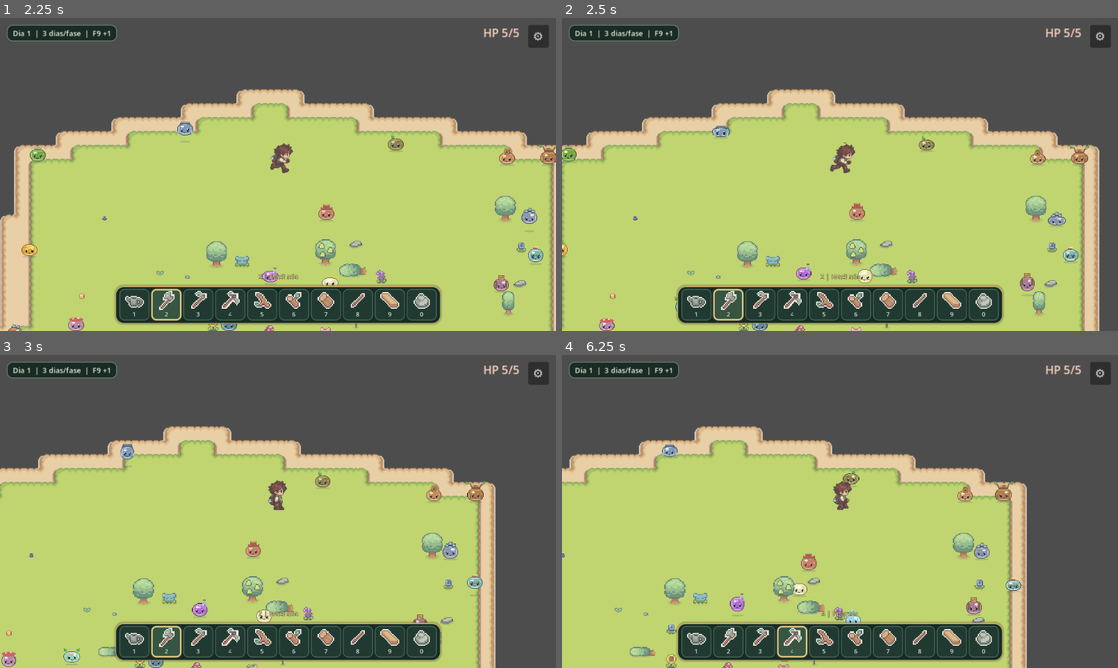
Above: before the commit, frames 1-4 (two rows, left to right).
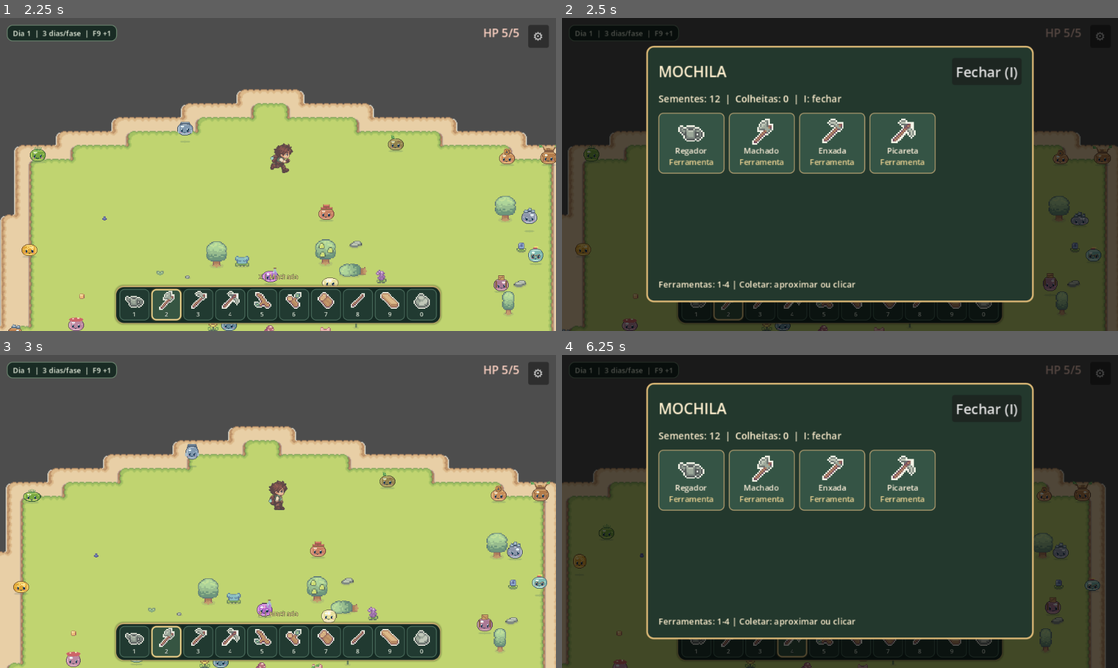
Above: after the commit, the same moments.

Repository: HelioConde/Slime-Harvest
Game: Godot game, scene res://scenes/world/World.tscn
The game is run twice, just before and just after one commit, with the same random seed, the same clock (stepped at 60 frames per second) and the same inputs. This scene is started directly instead of the project's main scene.
Inputs (mouse positions are in pixels of both pictures, inside the frame that each line leads up to):
- Up to frame 1 (2.25 s): click (133, 305) at 0.5 s; click (166, 305) at 1.25 s; tap Enter at 2 s; move the mouse to (400, 158) at 2.02 s; hold D (move_right) from 2.03 s (still down); hold Shift (run) from 2.03 s (still down); click (400, 158) at 2.17 s
- Up to frame 2 (2.5 s): keep holding D (move_right); keep holding Shift (run); tap I at 2.3 s
- Up to frame 3 (3 s): release D (move_right) at 2.75 s; release Shift (run) at 2.75 s; click (422, 408) at 2.75 s, where only the run after the commit has a clickable "Fechar (I)"
- Up to frame 4 (6.25 s): drag from (728, 527) to (812, 574) at 3.52 s; click (762, 642) at 4.25 s; click (789, 642) at 5 s; move the mouse to (895, 442) at 5.77 s; hold D (move_right) from 5.78 s (still down); tap E (interact) at 5.85 s; click (895, 442) at 5.92 s; tap I at 6.05 s

Frame 1 is identical in both runs. In frame 2, 97% of the frame differs, in the area x 0-100%, y 0-100%; in frame 3, 23%; in frame 4, 96%.

Commit message:
feat(farming): agricultura no World e mochila Sprout Lands
* feat(farming): persistent crop cycle on tilled soil in main world

* feat(farming): route tool impacts to planted crop and watering actions

* feat(world): instantiate persistent Sprout-compatible crops beside tilled ground

* feat(ui): keyboard-toggle backpack with Sprout theme and real stored resources

* feat(farming): integrate backpack UI and save slot persistence

* feat(farming): integrate backpack UI and save slot persistence

* feat(farming): integrate backpack UI and save slot persistence

* feat(farming): integrate backpack UI and save slot persistence

* test(farming): isolated persistent world crop and backpack regression

* test(farming): isolated persistent world crop and backpack regression

* test(farming): isolated persistent world crop and backpack regression

* docs(farming): playable crop loop, backpack, saves and controls

* test/docs: add world crop regression to Godot CI and player guide

* test/docs: add world crop regression to Godot CI and player guide

Diff:
--- a/scenes/world/World.tscn
+++ b/scenes/world/World.tscn
@@ -23,6 +23,7 @@
 
 [ext_resource type="Script" path="res://scripts/slimes/world_population.gd" id="26_population"]
 [ext_resource type="Script" path="res://scripts/world/world_population.gd" id="35_world_population"]
+[ext_resource type="Script" path="res://scripts/world/world_crops.gd" id="36_world_crops"]
 [ext_resource type="Script" path="res://scripts/ui/world_settings_menu.gd" id="34_world_settings"]
 
 [node name="World2" type="Node2D" unique_id=2045392138]
@@ -75,6 +76,11 @@
 
 
 
+
+[node name="WorldCrops" type="Node2D" parent="Actors/Map"]
+z_index = 0
+script = ExtResource("36_world_crops")
+tilled_soil_path = NodePath("../TilledSoil")
 
 [node name="grass" parent="Actors/Map" unique_id=1952023146 instance=ExtResource("11_iehkj")]
 position = Vector2(-119, -46)
--- a/scripts/core/save_slots.gd
+++ b/scripts/core/save_slots.gd
@@ -8,6 +8,7 @@
 	"slimekeepers_calendar_v1.json",
 	"slimekeepers_resources_v1.json",
 	"slimekeepers_world_hoeing_v1.json",
+	"slimekeepers_world_crops_v1.json",
 	"slimekeepers_felled_trees_v1.json",
 	"slimekeepers_equipment_v1.json",
 	"slimekeepers_world_spawns_v1.json",
@@ -18,6 +19,7 @@
 	"slimekeepers_calendar_v1.json",
 	"slimekeepers_resources_v1.json",
 	"slimekeepers_world_hoeing_v1.json",
+	"slimekeepers_world_crops_v1.json",
 	"slimekeepers_felled_trees_v1.json",
 ]
 
@@ -274,6 +276,7 @@
 	"slimekeepers_world_spawns_v1.json",
 	"house_terrain_test.json",
 	"slimekeepers_world_hoeing_v1.json",
+	"slimekeepers_world_crops_v1.json",
 	"slimekeepers_felled_trees_v1.json",
 ]
 
--- a/scripts/core/world_reset.gd
+++ b/scripts/core/world_reset.gd
@@ -108,7 +108,7 @@
 	if _player != null:
 		_old_controls_enabled = bool(_player.get("controls_enabled"))
 		_player.call("set_controls_enabled", false)
-	_message.text = "Reinicia casa, solo arado, arvores, pedras, flores e objetos do mapa atual.\n\nMantem inventario, dia, equipamento e outras fazendas. Cria backup completo antes."
+	_message.text = "Reinicia casa, solo arado, cultivos, arvores, pedras, flores e objetos do mapa atual.\n\nMantem inventario, dia, equipamento e outras fazendas. Cria backup completo antes."
 	_overlay.visible = true
 	_accept.visible = true
 	_cancel.text = "Cancelar (Esc)"
--- a/scripts/items/resource_bag.gd
+++ b/scripts/items/resource_bag.gd
@@ -40,6 +40,11 @@
 
 func get_count(item_id: StringName) -> int:
 	return maxi(0, int(_counts.get(String(item_id), 0)))
+
+
+## Visao somente-leitura para a mochila; sem duplicar o estado persistido.
+func get_all_counts() -> Dictionary:
+	return _counts.duplicate(true)
 
 
 func add_item(item_id: StringName, amount: int = 1) -> void:
--- a/scripts/player/player.gd
+++ b/scripts/player/player.gd
@@ -14,6 +14,7 @@
 const SAVE_SLOTS = preload("res://scripts/core/save_slots.gd")
 const INVENTORY_SCRIPT = preload("res://scripts/items/tool_inventory.gd")
 const HOTBAR_SCENE: PackedScene = preload("res://scenes/ui/ToolHotbar.tscn")
+const BACKPACK_SCRIPT = preload("res://scripts/ui/backpack_panel.gd")
 
 @export_range(1.0, 500.0) var walk_speed: float = 90.0
 @export_range(1.0, 3.0) var run_multiplier: float = 1.6
@@ -84,6 +85,9 @@
 	_hotbar.connect("tool_selected", Callable(self, "_on_hotbar_selection"))
 	_hotbar.call("set_selected_tool", _current_tool())
 	_build_wild_health_hud(hud_layer)
+	var backpack := BACKPACK_SCRIPT.new() as CanvasLayer
+	backpack.name = "Backpack"
+	add_child(backpack)
 
 
 func _current_tool() -> StringName:
--- /dev/null
+++ b/scripts/ui/backpack_panel.gd
@@ -0,0 +1,235 @@
+extends CanvasLayer
+## Mochila leve: mostra ferramentas e recursos reais, sem criar contadores paralelos.
+## Abre com I; usa sprites originais existentes e o tema Sprout opcional.
+const UI_THEME = preload("res://scripts/ui/sprout_ui.gd")
+const ITEM_ATLAS: Texture2D = preload("res://assets/Objects/Items/tools-n-meterial-items.png")
+const FLOWER_ATLAS: Texture2D = preload("res://assets/Objects/Mushrooms, Flowers, Stones.png")
+
+const IDS: Array[StringName] = [
+	&"watering_can", &"axe", &"hoe", &"pickaxe", &"branch", &"wood",
+	&"trunk", &"twigs", &"plank", &"large_stone",
+]
+const NAMES := {
+	"watering_can": "Regador", "axe": "Machado", "hoe": "Enxada",
+	"pickaxe": "Picareta", "branch": "Galhos", "wood": "Madeira",
+	"trunk": "Troncos", "twigs": "Gravetos", "plank": "Tabuas",
+	"large_stone": "Pedras", "small_stone": "Pedra pequena",
+	"processed_stone": "Pedra tratada", "flower_blue": "Flor azul",
+	"flower_pink": "Flor rosa", "flower_yellow": "Flor amarela",
+}
+const FLOWERS := {
+	"flower_blue": Rect2(176, 64, 16, 16),
+	"flower_pink": Rect2(112, 48, 16, 16),
+	"flower_yellow": Rect2(112, 64, 16, 16),
+}
+
+var _player: Node
+var _layer: Control
+var _panel: PanelContainer
+var _grid: GridContainer
+var _summary: Label
+var _was_enabled: bool = true
+var _opened: bool = false
+
+
+func _ready() -> void:
+	layer = 42
+	_player = get_parent()
+	_build()
+	ResourceBag.amount_changed.connect(_on_resource_changed)
+
+
+func _unhandled_key_input(event: InputEvent) -> void:
+	var key := event as InputEventKey
+	if key == null or not key.pressed or key.echo:
+		return
+	if key.keycode == KEY_I:
+		toggle()
+		get_viewport().set_input_as_handled()
+	elif key.keycode == KEY_ESCAPE and _opened:
+		toggle()
+		get_viewport().set_input_as_handled()
+
+
+func toggle() -> void:
+	if _opened:
+		_opened = false
+		_layer.hide()
+		if is_instance_valid(_player) and _player.has_method("set_controls_enabled"):
+			_player.call("set_controls_enabled", _was_enabled)
+		return
+	if not is_instance_valid(_player) or not bool(_player.get("controls_enabled")):
+		return
+	_was_enabled = bool(_player.get("controls_enabled"))
+	_player.call("set_controls_enabled", false)
+	_opened = true
+	_refresh()
+	_layer.show()
+
+
+func _build() -> void:
+	_layer = Control.new()
+	_layer.name = "BackpackOverlay"
+	_layer.visible = false
+	_layer.set_anchors_and_offsets_preset(Control.PRESET_FULL_RECT)
+	_layer.mouse_filter = Control.MOUSE_FILTER_STOP
+	add_child(_layer)
+	var shade := ColorRect.new()
+	shade.name = "BackpackShade"
+	shade.color = Color(0, 0, 0, 0.66)
+	shade.set_anchors_and_offsets_preset(Control.PRESET_FULL_RECT)
+	shade.mouse_filter = Control.MOUSE_FILTER_STOP
+	_layer.add_child(shade)
+	var center := CenterContainer.new()
+	center.set_anchors_and_offsets_preset(Control.PRESET_FULL_RECT)
+	center.mouse_filter = Control.MOUSE_FILTER_PASS
+	_layer.add_child(center)
+	_panel = PanelContainer.new()
+	_panel.name = "BackpackWindow"
+	_panel.custom_minimum_size = Vector2(446, 280)
+	var style: StyleBox = UI_THEME.get_style(&"panel", &"Panel")
+	if style == null:
+		var normal := StyleBoxFlat.new()
+		normal.bg_color = Color("#23382d")
+		normal.border_color = Color("#dbb876")
+		normal.set_border_width_all(2)
+		normal.set_corner_radius_all(8)
+		style = normal
+	_panel.add_theme_stylebox_override("panel", style)
+	center.add_child(_panel)
+	var padding := MarginContainer.new()
+	for side in ["left", "right", "top", "bottom"]:
+		padding.add_theme_constant_override("margin_" + side, 12)
+	_panel.add_child(padding)
+	var column := VBoxContainer.new()
+	column.add_theme_constant_override("separation", 8)
+	padding.add_child(column)
+	var title_bar := HBoxContainer.new()
+	column.add_child(title_bar)
+	var title := Label.new()
+	title.text = "MOCHILA"
+	title.size_flags_horizontal = Control.SIZE_EXPAND_FILL
+	title.add_theme_font_size_override("font_size", 17)
+	title.add_theme_color_override("font_color", _text_color())
+	title_bar.add_child(title)
+	var close := Button.new()
+	close.name = "CloseBackpack"
+	close.text = "Fechar (I)"
+	close.pressed.connect(toggle)
+	title_bar.add_child(close)
+	_summary = Label.new()
+	_summary.name = "InventorySummary"
+	_summary.add_theme_font_size_override("font_size", 11)
+	_summary.add_theme_color_override("font_color", _text_color())
+	column.add_child(_summary)
+	var scroll := ScrollContainer.new()
+	scroll.name = "InventoryScroll"
+	scroll.custom_minimum_size = Vector2(416, 182)
+	scroll.size_flags_vertical = Control.SIZE_EXPAND_FILL
+	column.add_child(scroll)
+	_grid = GridContainer.new()
+	_grid.name = "ItemGrid"
+	_grid.columns = 5
+	_grid.add_theme_constant_override("h_separation", 5)
+	_grid.add_theme_constant_override("v_separation", 5)
+	scroll.add_child(_grid)
+	var footer := Label.new()
+	footer.text = "Ferramentas: 1-4 | Coletar: aproximar ou clicar"
+	footer.add_theme_font_size_override("font_size", 10)
+	footer.add_theme_color_override("font_color", _text_color())
+	column.add_child(footer)
+
+
+func _text_color() -> Color:
+	return Color("#34251a") if UI_THEME.get_theme() != null else Color("#fff0d0")
+
+
+func _on_resource_changed(_item_id: StringName, _total: int) -> void:
+	if _opened:
+		_refresh()
+
+
+func _refresh() -> void:
+	for child in _grid.get_children():
+		_grid.remove_child(child)
+		child.queue_free()
+	var crops: Node = _player.get_node_or_null("../Map/WorldCrops") if is_instance_valid(_player) else null
+	if crops != null:
+		_summary.text = "Sementes: %d  |  Colheitas: %d  |  I: fechar" % [
+			int(crops.call("get_seed_count")), int(crops.call("get_harvest_count")),
+		]
+	else:
+		_summary.text = "Materiais coletados | I: fechar"
+	for index in range(4):
+		_add_cell(String(IDS[index]), -1, _atlas_icon(index))
+	var counts: Dictionary = ResourceBag.get_all_counts()
+	var listed: Dictionary = {}
+	for index in range(4, IDS.size()):
+		var key: String = String(IDS[index])
+		listed[key] = true
+		if int(counts.get(key, 0)) > 0:
+			_add_cell(key, int(counts[key]), _atlas_icon(index))
+	var other_keys: Array = counts.keys()
+	other_keys.sort()
+	for key in other_keys:
+		var id: String = str(key)
+		if listed.has(id) or int(counts[id]) <= 0:
+			continue
+		var icon: Texture2D
+		if FLOWERS.has(id):
+			var atlas := AtlasTexture.new()
+			atlas.atlas = FLOWER_ATLAS
+			atlas.region = FLOWERS[id]
+			atlas.filter_clip = true
+			icon = atlas
+		_add_cell(id, int(counts[id]), icon)
+
+
+func _atlas_icon(index: int) -> Texture2D:
+	var texture := AtlasTexture.new()
+	texture.atlas = ITEM_ATLAS
+	texture.region = Rect2((index % 4) * 16, (index / 4) * 16, 16, 16)
+	texture.filter_clip = true
+	return texture
+
+
+func _add_cell(item_id: String, count: int, texture: Texture2D) -> void:
+	var card := PanelContainer.new()
+	card.custom_minimum_size = Vector2(76, 70)
+	var style := StyleBoxFlat.new()
+	style.bg_color = Color("#355445")
+	style.border_color = Color("#b4a071")
+	style.set_border_width_all(1)
+	style.set_corner_radius_all(5)
+	card.add_theme_stylebox_override("panel", style)
+	card.tooltip_text = NAMES.get(item_id, item_id.replace("_", " ").capitalize())
+	_grid.add_child(card)
+	var stack := VBoxContainer.new()
+	stack.alignment = BoxContainer.ALIGNMENT_CENTER
+	stack.add_theme_constant_override("separation", 0)
+	card.add_child(stack)
+	if texture != null:
+		var image := TextureRect.new()
+		image.texture = texture
+		image.custom_minimum_size = Vector2(25, 30)
+		image.expand_mode = TextureRect.EXPAND_IGNORE_SIZE
+		image.stretch_mode = TextureRect.STRETCH_KEEP_ASPECT_CENTERED
+		image.texture_filter = CanvasItem.TEXTURE_FILTER_NEAREST
+		stack.add_child(image)
+	else:
+		var generic := Label.new()
+		generic.text = "✦"
+		generic.horizontal_alignment = HORIZONTAL_ALIGNMENT_CENTER
+		stack.add_child(generic)
+	var name_label := Label.new()
+	name_label.text = str(NAMES.get(item_id, item_id.replace("_", " ").capitalize())).substr(0, 13)
+	name_label.add_theme_font_size_override("font_size", 9)
+	name_label.add_theme_color_override("font_color", Color("#fff1dc"))
+	name_label.horizontal_alignment = HORIZONTAL_ALIGNMENT_CENTER
+	stack.add_child(name_label)
+	var count_label := Label.new()
+	count_label.text = "Ferramenta" if count == -1 else "x%d" % count
+	count_label.add_theme_font_size_override("font_size", 9)
+	count_label.add_theme_color_override("font_color", Color("#f2d795"))
+	count_label.horizontal_alignment = HORIZONTAL_ALIGNMENT_CENTER
+	stack.add_child(count_label)
--- /dev/null
+++ b/scripts/world/world_crops.gd
@@ -0,0 +1,207 @@
+extends Node2D
+## Plantio, rega e colheita no World. Nao altera a pintura original do TileMap.
+## Save separado por slot; o solo arado e controlado por WorldHoeing.
+signal farm_changed
+
+const SAVE_PATH := "user://slimekeepers_world_crops_v1.json"
+const DAYS_PER_STAGE := 3
+const START_SEEDS := 12
+const FLOWER_SCENES := [
+	preload("res://scenes/objects/flowers/flower_blue.tscn"),
+	preload("res://scenes/objects/flowers/flower_pink.tscn"),
+	preload("res://scenes/objects/flowers/flower_yellow.tscn"),
+]
+const CROP_ITEMS: Array[StringName] = [&"flower_blue", &"flower_pink", &"flower_yellow"]
+
+@export var tilled_soil_path: NodePath
+@export var save_path: String = SAVE_PATH
+@onready var soil: TileMapLayer = get_node_or_null(tilled_soil_path) as TileMapLayer
+
+var _crops: Dictionary = {}
+var _visuals: Dictionary = {}
+var seeds: int = START_SEEDS
+var harvests: int = 0
+
+
+func _ready() -> void:
+	if soil == null or not soil.has_method("is_tilled"):
+		push_error("WorldCrops: TilledSoil nao configurado.")
+		return
+	_load()
+	GameCalendar.day_changed.connect(_on_day_changed)
+	_refresh_visuals()
+
+
+func get_seed_count() -> int:
+	return seeds
+
+
+func get_harvest_count() -> int:
+	return harvests
+
+
+func get_crop(cell: Vector2i) -> Dictionary:
+	return (_crops.get(cell, {}) as Dictionary).duplicate(true)
+
+
+func try_hoe(cell: Vector2i) -> String:
+	if soil == null or not soil.call("is_tilled", cell):
+		return "Prepare o solo antes de plantar."
+	var record: Dictionary = _crops.get(cell, {})
+	if record.is_empty():
+		if seeds <= 0:
+			return "Sem sementes. Colha flores para recuperar sementes."
+		var variety: int = posmod(cell.x + cell.y * 7, FLOWER_SCENES.size())
+		record = {
+			"variety": variety, "watered": false, "stage": 0,
+			"growth_days": 0, "last_day": GameCalendar.day,
+		}
+		_crops[cell] = record
+		seeds -= 1
+		_save()
+		_refresh_visuals()
+		farm_changed.emit()
+		return "Semente plantada! Regue com a ferramenta 1."
+	var variety: int = clampi(int(record.get("variety", 0)), 0, CROP_ITEMS.size() - 1)
+	if int(record.get("stage", 0)) < _max_stage(cell):
+		return "Ainda crescendo. Regue e aguarde alguns dias."
+	# A flor foi cultivada, portanto creditar ao inventario e devolver semente.
+	# Nenhum drop e gerado para impedir recompensas duplicadas ao recarregar.
+	_crops.erase(cell)
+	harvests += 1
+	seeds += 1
+	_save()
+	_refresh_visuals()
+	ResourceBag.add_item(CROP_ITEMS[variety], 1)
+	farm_changed.emit()
+	return "Colhido! Flor na mochila e uma semente recuperada."
+
+
+func try_water(cell: Vector2i) -> String:
+	if soil == null or not soil.call("is_tilled", cell):
+		return "Prepare a terra com enxada (3) antes de regar."
+	var record: Dictionary = _crops.get(cell, {})
+	if record.is_empty():
+		return "Plante uma semente com a enxada (3)."
+	if bool(record.get("watered", false)):
+		return "Esta planta ja esta regada."
+	record["watered"] = true
+	record["last_day"] = GameCalendar.day
+	_crops[cell] = record
+	_save()
+	farm_changed.emit()
+	return "Planta regada! Cresce uma fase a cada 3 dias."
+
+
+func _on_day_changed(new_day: int) -> void:
+	var changed := false
+	for cell in _crops.keys():
+		var record: Dictionary = _crops[cell]
+		if not bool(record.get("watered", false)):
+			continue
+		var passed: int = maxi(0, new_day - int(record.get("last_day", new_day)))
+		if passed == 0:
+			continue
+		record["growth_days"] = maxi(0, int(record.get("growth_days", 0))) + passed
+		record["last_day"] = new_day
+		record["stage"] = mini(3, int(record["growth_days"]) / DAYS_PER_STAGE)
+		_crops[cell] = record
+		changed = true
+	if changed:
+		_save()
+		_refresh_visuals(true)
+		farm_changed.emit()
+
+
+func _max_stage(cell: Vector2i) -> int:
+	var crop: Node2D = _visuals.get(cell) as Node2D
+	if is_instance_valid(crop) and crop.has_method("get_max_level"):
+		return maxi(1, int(crop.call("get_max_level")) - 1)
+	return 3
+
+
+func _refresh_visuals(animate: bool = false) -> void:
+	for cell in _visuals.keys():
+		if _crops.has(cell):
+			continue
+		var previous: Node2D = _visuals[cell] as Node2D
+		_visuals.erase(cell)
+		if is_instance_valid(previous):
+			previous.queue_free()
+	for cell in _crops.keys():
+		var record: Dictionary = _crops[cell]
+		var visual: Node2D = _visuals.get(cell) as Node2D
+		if not is_instance_valid(visual):
+			var variety: int = clampi(int(record.get("variety", 0)), 0, FLOWER_SCENES.size() - 1)
+			visual = FLOWER_SCENES[variety].instantiate() as Node2D
+			visual.set("use_calendar", false)
+			visual.set("persist_pickup", false)
+			visual.name = "Crop_%d_%d" % [cell.x, cell.y]
+			add_child(visual)
+			visual.global_position = soil.to_global(soil.map_to_local(cell))
+			_visuals[cell] = visual
+		if visual.has_method("set_growth_level"):
+			visual.call("set_growth_level", mini(int(record.get("stage", 0)) + 1, _max_stage(cell) + 1), animate)
+
+
+func _load() -> void:
+	if not FileAccess.file_exists(save_path):
+		return
+	var data: Variant = JSON.parse_string(FileAccess.get_file_as_string(save_path))
+	if not data is Dictionary or int(data.get("version", 0)) != 1:
+		push_warning("WorldCrops: save invalido ignorado.")
+		return
+	seeds = clampi(int(data.get("seeds", START_SEEDS)), 0, 99999)
+	harvests = maxi(0, int(data.get("harvests", 0)))
+	var entries: Variant = data.get("crops", [])
+	if not entries is Array:
+		return
+	for entry in entries:
+		if not entry is Dictionary:
+			continue
+		var x: Variant = entry.get("x")
+		var y: Variant = entry.get("y")
+		if not (x is float or x is int) or not (y is float or y is int):
+			continue
+		if not is_finite(float(x)) or not is_finite(float(y)):
+			continue
+		if float(x) != floorf(float(x)) or float(y) != floorf(float(y)):
+			continue
+		var cell := Vector2i(int(x), int(y))
+		if absi(cell.x) > 4096 or absi(cell.y) > 4096:
+			continue
+		if not bool(soil.call("is_tilled", cell)):
+			continue
+		_crops[cell] = {
+			"variety": clampi(int(entry.get("variety", 0)), 0, CROP_ITEMS.size() - 1),
+			"watered": bool(entry.get("watered", false)),
+			"stage": clampi(int(entry.get("stage", 0)), 0, 3),
+			"growth_days": maxi(0, int(entry.get("growth_days", 0))),
+			"last_day": clampi(int(entry.get("last_day", GameCalendar.day)), 1, GameCalendar.day),
+		}
+
+
+func _save() -> void:
+	var records: Array[Dictionary] = []
+	for cell in _crops.keys():
+		var crop: Dictionary = _crops[cell]
+		records.append({
+			"x": cell.x, "y": cell.y,
+			"variety": int(crop["variety"]),
+			"watered": bool(crop["watered"]),
+			"stage": int(crop["stage"]),
+			"growth_days": int(crop["growth_days"]),
+			"last_day": int(crop["last_day"]),
+		})
+	var file := FileAccess.open(save_path, FileAccess.WRITE)
+	if file == null:
+		push_warning("WorldCrops: nao foi possivel salvar os cultivos.")
+		return
+	file.store_string(JSON.stringify({
+		"version": 1, "seeds": seeds, "harvests": harvests, "crops": records,
+	}))
+
+
+func _exit_tree() -> void:
+	if soil != null:
+		_save()
--- a/scripts/world/world_hoeing.gd
+++ b/scripts/world/world_hoeing.gd
@@ -35,9 +35,19 @@
 
 
 func _on_tool_action(tool_id: StringName, world_position: Vector2) -> void:
-	if tool_id != &"hoe":
-		return
-	var reason: String = try_till(world_position)
+	if tool_id not in [&"hoe", &"watering_can"]:
+		return
+	var cell: Vector2i = local_to_map(to_local(world_position))
+	var crops: Node = get_node_or_null("../WorldCrops")
+	var reason := ""
+	if tool_id == &"watering_can":
+		if crops != null:
+			reason = str(crops.call("try_water", cell))
+	elif is_tilled(cell):
+		if crops != null:
+			reason = str(crops.call("try_hoe", cell))
+	else:
+		reason = try_till(world_position)
 	_show_feedback(reason)
 
 
--- /dev/null
+++ b/tests/WorldCropsTest.tscn
@@ -0,0 +1,6 @@
+[gd_scene format=3]
+
+[ext_resource type="Script" path="res://tests/world_crops_test.gd" id="1_test"]
+
+[node name="WorldCropsTest" type="Node"]
+script = ExtResource("1_test")
--- /dev/null
+++ b/tests/mock_tilled_soil.gd
@@ -0,0 +1,6 @@
+extends TileMapLayer
+## Mock exclusivamente para o teste de cultivo, sem editar o World real.
+var allowed: Dictionary = {}
+
+func is_tilled(cell: Vector2i) -> bool:
+	return allowed.has(cell)
--- /dev/null
+++ b/tests/world_crops_test.gd
@@ -0,0 +1,88 @@
+extends Node
+## Teste de sementes, rega, dias, colheita, save e mochila isolados do World.
+const SOIL = preload("res://tests/mock_tilled_soil.gd")
+const CROPS = preload("res://scripts/world/world_crops.gd")
+const BAG = preload("res://scripts/ui/backpack_panel.gd")
+const FILE := "user://slimekeepers_test_world_crops.json"
+
+var _failed := false
+
+
+func _ready() -> void:
+	call_deferred("_run")
+
+
+func _check(value: bool, message: String) -> void:
+	if value:
+		print("PASS world-crops: ", message)
+	else:
+		_failed = true
+		printerr("FAIL world-crops: ", message)
+
+
+func _run() -> void:
+	if FileAccess.file_exists(FILE):
+		DirAccess.remove_absolute(ProjectSettings.globalize_path(FILE))
+	var ground := SOIL.new() as TileMapLayer
+	ground.name = "MockSoil"
+	var tiles := TileSet.new()
+	tiles.tile_size = Vector2i(16, 16)
+	ground.tile_set = tiles
+	add_child(ground)
+	var crops := CROPS.new() as Node2D
+	crops.name = "WorldCrops"
+	crops.set("tilled_soil_path", NodePath("../MockSoil"))
+	crops.set("save_path", FILE)
+	add_child(crops)
+	var cell := Vector2i(3, 4)
+	_check(str(crops.call("try_hoe", cell)).contains("Prepare"), "no planting outside prepared soil")
+	ground.set("allowed", {cell: true})
+	_check(str(crops.call("try_hoe", cell)).contains("plantada"), "hoe plants on tilled cell")
+	_check(int(crops.call("get_seed_count")) == 11, "seed stock decremented once")
+	_check(str(crops.call("try_hoe", cell)).contains("crescendo"), "no early harvest")
+	_check(str(crops.call("try_water", cell)).contains("regada"), "watering changes persistent crop")
+	_check(str(crops.call("try_water", cell)).contains("ja esta"), "cannot water twice")
+	var start_day: int = GameCalendar.day
+	crops.call("_on_day_changed", start_day + 3)
+	_check(int(crops.call("get_crop", cell).get("stage", -1)) == 1, "stage one after three days")
+	crops.call("_on_day_changed", start_day + 9)
+	_check(int(crops.call("get_crop", cell).get("stage", -1)) == 3, "fully grown at nine days")
+	_check(FileAccess.file_exists(FILE), "persistent crops saved to separate JSON")
+	var before: Dictionary = ResourceBag.get_all_counts()
+	var flower_id: StringName = &"flower_yellow"
+	var index: int = posmod(cell.x + cell.y * 7, 3)
+	if index == 0:
+		flower_id = &"flower_blue"
+	elif index == 1:
+		flower_id = &"flower_pink"
+	var original: int = ResourceBag.get_count(flower_id)
+	_check(str(crops.call("try_hoe", cell)).contains("Colhido"), "mature flower harvested")
+	_check(int(crops.call("get_seed_count")) == 12, "harvest returns one seed")
+	_check(int(crops.call("get_harvest_count")) == 1, "harvest progress tracked")
+	_check(ResourceBag.get_count(flower_id) == original + 1, "flower credited once to ResourceBag")
+	_check(str(crops.call("try_hoe", cell)).contains("plantada"), "same tile can be replanted")
+	_check(ResourceBag.get_count(flower_id) == original + 1, "no duplicate reward for replanting")
+	# Restaurar ResourceBag antes de sair para nao modificar um save real.
+	ResourceBag.set("_counts", before)
+	ResourceBag.save_session_state()
+	var saved: String = FileAccess.get_file_as_string(FILE)
+	_check(saved.contains("\"version\":1"), "versioned farming save")
+	crops.queue_free()
+	await get_tree().process_frame
+	var restored := CROPS.new() as Node2D
+	restored.name = "WorldCropsRestored"
+	restored.set("tilled_soil_path", NodePath("../MockSoil"))
+	restored.set("save_path", FILE)
+	add_child(restored)
+	_check(int(restored.call("get_seed_count")) == 11, "replanted seed amount reloads")
+	_check(not restored.call("get_crop", cell).is_empty(), "crop reloads in same cell")
+	var bag := BAG.new() as CanvasLayer
+	# Construir a grade tambem sem instanciar Player nem tocar nos saves.
+	add_child(bag)
+	_check(bag.get_node_or_null("BackpackOverlay") != null, "backpack interface exists")
+	bag.queue_free()
+	restored.queue_free()
+	await get_tree().process_frame
+	DirAccess.remove_absolute(ProjectSettings.globalize_path(FILE))
+	print("PASS world-crops: end" if not _failed else "FAIL world-crops")
+	get_tree().quit(1 if _failed else 0)
Not shown, changed: .github/workflows/godot-headless.yml
Not shown, added: docs/world_farming_backpack.md
